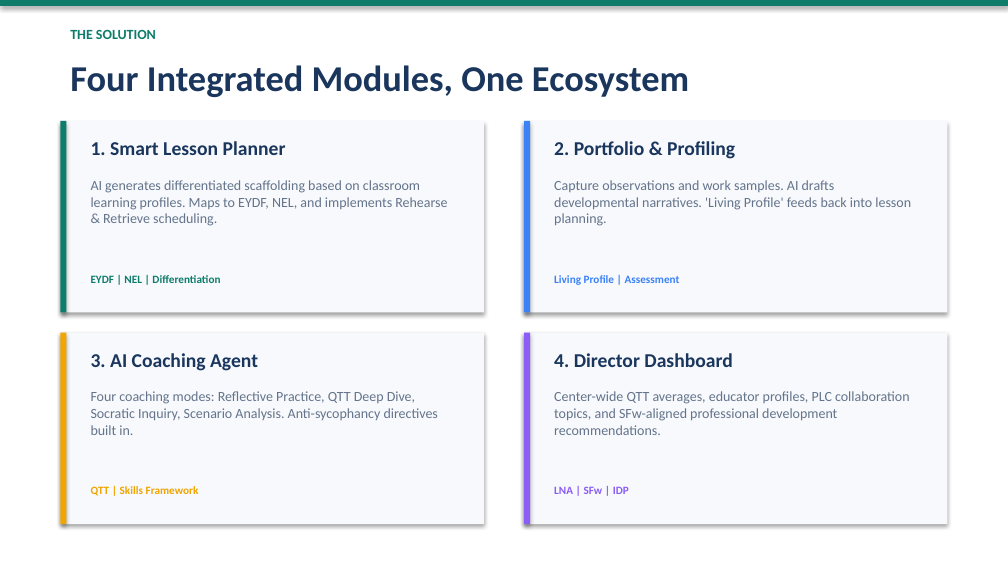
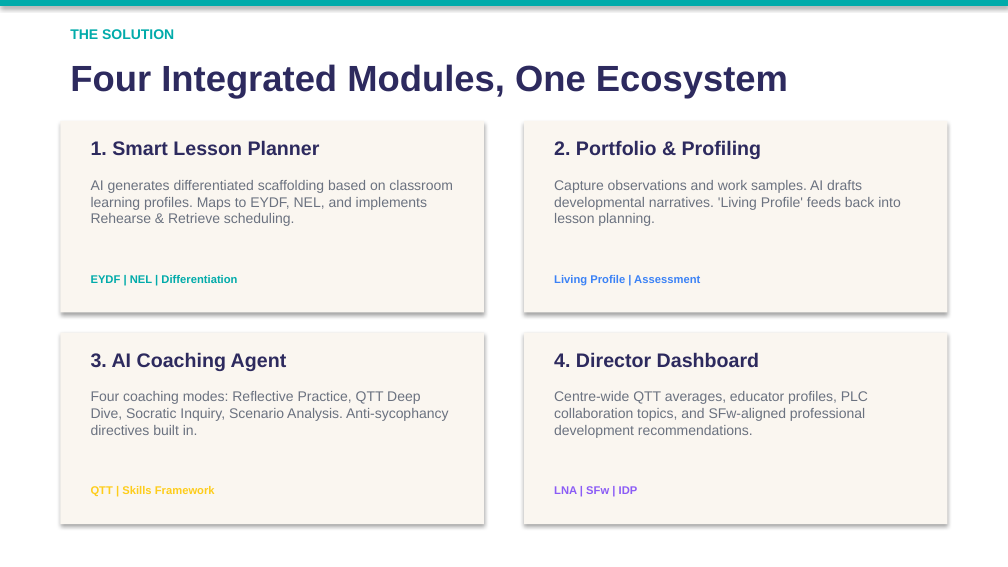
Before and after one commit to anitateoyingying/pedaforge, a slide deck: slide 3 of slides/PedaForge_Proposal.pptx. Drawn at 1008x567 pixels with LibreOffice and Linux fonts; fonts in the diff are those of the drawing. Boxes give left, top, right and bottom in pixels: in the first picture for what was removed or moved away, otherwise in the second. Text is boxed around its words. In the diff, an @@ line names an element or a change of style, - is before the commit and + after.

```diff
--- a/slides/PedaForge_Proposal.pptx
+++ b/slides/PedaForge_Proposal.pptx
@@ rectangle at <box>0,0,1008,6</box>: fill #0E7C6B to #01ABAA @@
@@ text "THE SOLUTION" at <box>70,29,174,39</box>: font Calibri to Arial, text colour #0E7C6B to #01ABAA @@
@@ rectangle removed at <box>60,121,67,312</box> @@
@@ rectangle removed at <box>524,121,530,312</box> @@
@@ text "EYDF | NEL | Differentiation" at <box>91,275,237,283</box>: font Calibri to Arial, text colour #0E7C6B to #01ABAA @@
@@ text "Living Profile | Assessment" at <box>554,275,700,285</box>: font Calibri to Arial @@
@@ rectangle removed at <box>60,333,67,524</box> @@
@@ fill #F7F9FC to #FAF6F0 in 4 elements at <box>60,121,484,312</box>, <box>524,121,948,312</box>, <box>60,333,484,524</box>, <box>524,333,948,524</box> @@
@@ rectangle removed at <box>524,333,530,524</box> @@
@@ font Calibri to Arial, text colour #1A365D to #2D2A5E in 5 elements at <box>70,64,788,99</box>, <box>91,140,320,155</box>, <box>554,140,762,159</box>, <box>91,352,287,371</box>, <box>554,352,759,367</box> @@
@@ font Calibri to Arial, text colour #64748B to #6B7280 in 3 elements at <box>91,180,453,226</box>, <box>554,180,901,226</box>, <box>91,391,448,435</box> @@
@@ text at <box>554,391,868,438</box>: text changed; font Calibri to Arial; text colour #64748B to #6B7280 @@
-Center-wide QTT averages, educator profiles, PLC collaboration topics, and SFw-aligned professional development recommendations.
+Centre-wide QTT averages, educator profiles, PLC collaboration topics, and SFw-aligned professional development recommendations.
@@ text "QTT | Skills Framework" at <box>91,486,215,496</box>: font Calibri to Arial, text colour #F0A500 to #FECD1B @@
@@ text "LNA | SFw | IDP" at <box>554,486,638,494</box>: font Calibri to Arial @@
```
Also in this commit, not shown: 11 other slides changed, 10 other files.
